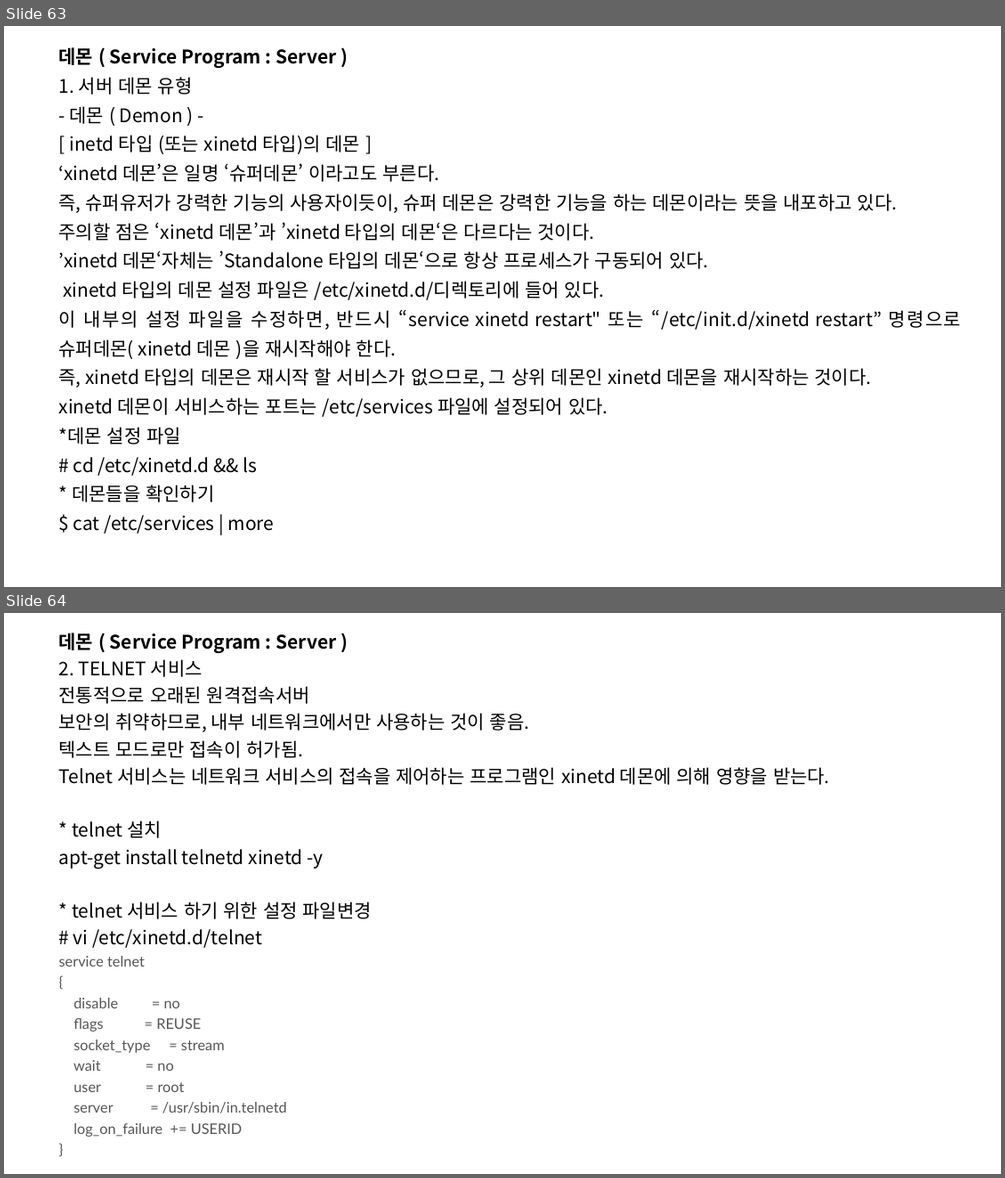
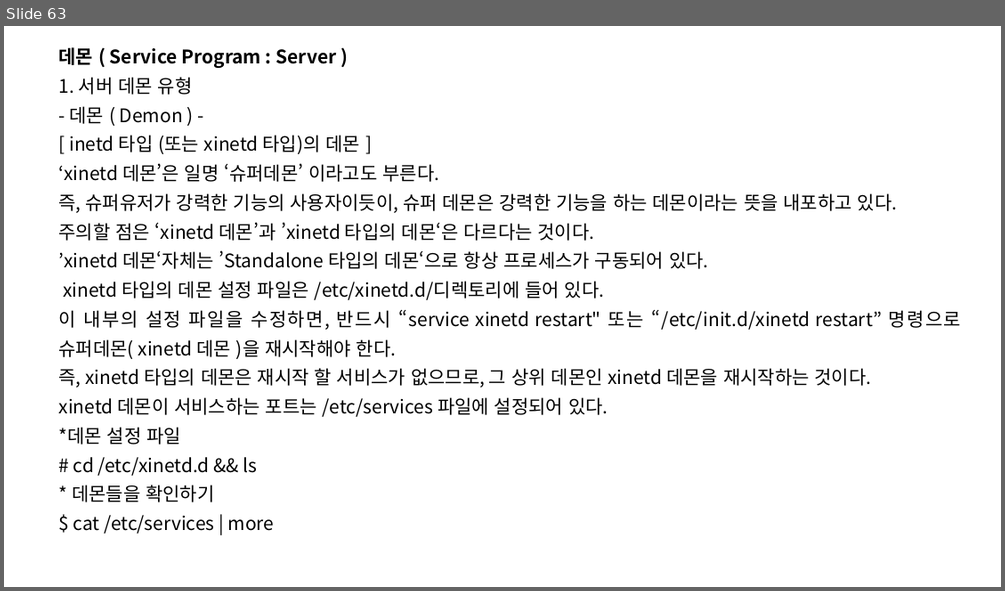
Before and after one commit to SoongMoo/PBL_3st_20231228, a slide deck: linux/리눅스.pptx. Shown one above the other, each under a label of ours: slides 63 and 64 before the commit, slide 63 after it. The pictures are 1005x1178 and 1005x591 pixels, drawn with LibreOffice and Linux fonts; fonts in the diff are those of the drawing. Boxes give left, top, right and bottom in pixels: in the first picture for what was removed or moved away, otherwise in the second. Text is boxed around its words. In the diff, an @@ line names an element or a change of style, - is before the commit and + after.

```diff
--- a/linux/리눅스.pptx
+++ b/linux/리눅스.pptx
@@ slide 64 removed at (4,613,1001,1174), background #FFFFFF @@
@@ subtitle removed at (59,633,830,1136) @@
-데몬 ( Service Program : Server )
-2. TELNET 서비스
-전통적으로 오래된 원격접속서버
-보안의 취약하므로, 내부 네트워크에서만 사용하는 것이 좋음.
-텍스트 모드로만 접속이 허가됨.
-Telnet 서비스는 네트워크 서비스의 접속을 제어하는 프로그램인 xinetd 데몬에 의해 영향을 받는다.
-* telnet 설치
-apt-get install telnetd xinetd -y
-* telnet 서비스 하기 위한 설정 파일변경
-# vi /etc/xinetd.d/telnet
-service telnet
-{
-disable = no
-flags = REUSE
-socket_type = stream
-wait = no
-user = root
-server = /usr/sbin/in.telnetd
-log_on_failure += USERID
-}
```
Also in this commit, not shown: 1 slide changed, 7 slides added, 3 other slides removed.
